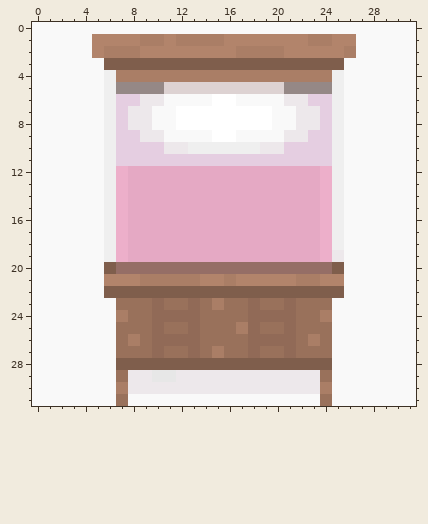
File history of a pixel-art sprite, PenguinNurse/Assets/Media/Art/Bed.png. The picture above was drawn from the file before the commit.
The file is 32x32 pixels. Pixels under 10% opacity are left out. Colours within 5 levels of each other are drawn and written as one.
And afterwards:
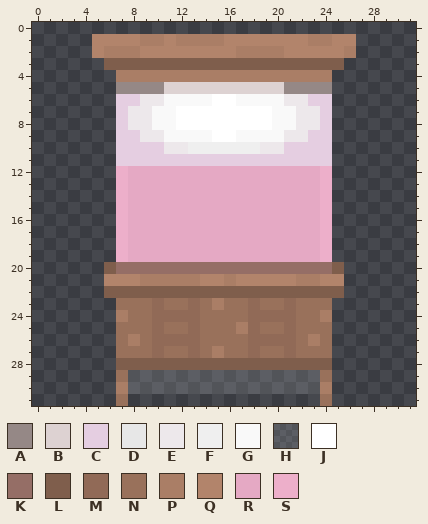
Palette (. is transparent): A #958886  B #ddd2d2  C #e5cee1  D #e7e7e7  E #ede8eb  F #efefef  G #f9f9f9  H #ffffff1f  J #ffffff  K #956e66  L #7f5e4c  M #916a57  N #99715b  P #aa7e66  Q #b2846b  R #e5a9c4  S #edafca
Difference:
y 0: x 0..31 GGGGGGGGGGGGGGGGGGGGGGGGGGGGGGGG -> ................................
y 1..2: x 0..4 GGGGG -> .....; x 27..31 GGGGG -> .....
y 3: x 0..5 GGGGGG -> ......; x 26..31 GGGGGG -> ......
y 4..18: x 0..6 GGGGGGF -> .......; x 25..31 FGGGGGG -> .......
y 19: x 0..6 GGGGGGF -> .......; x 25..31 EGGGGGG -> .......
y 20..22: x 0..5 GGGGGG -> ......; x 26..31 GGGGGG -> ......
y 23..28: x 0..6 GGGGGGG -> .......; x 25..31 GGGGGGG -> .......
y 29: x 0..6 GGGGGGG -> .......; x 8..23 EEDDEEEEEEEEEEEE -> HHHHHHHHHHHHHHHH; x 25..31 GGGGGGG -> .......
y 30: x 0..6 GGGGGGG -> .......; x 8..23 EEEEEEEEEEEEEEEE -> HHHHHHHHHHHHHHHH; x 25..31 GGGGGGG -> .......
y 31: x 0..6 GGGGGGG -> .......; x 8..23 GGGGGGGGGGGGGGGG -> ................; x 25..31 GGGGGGG -> .......
Boxes around the changes in both pictures, in picture pixels (x1, y1, x2, y2):
changed: (32, 22, 416, 406)
